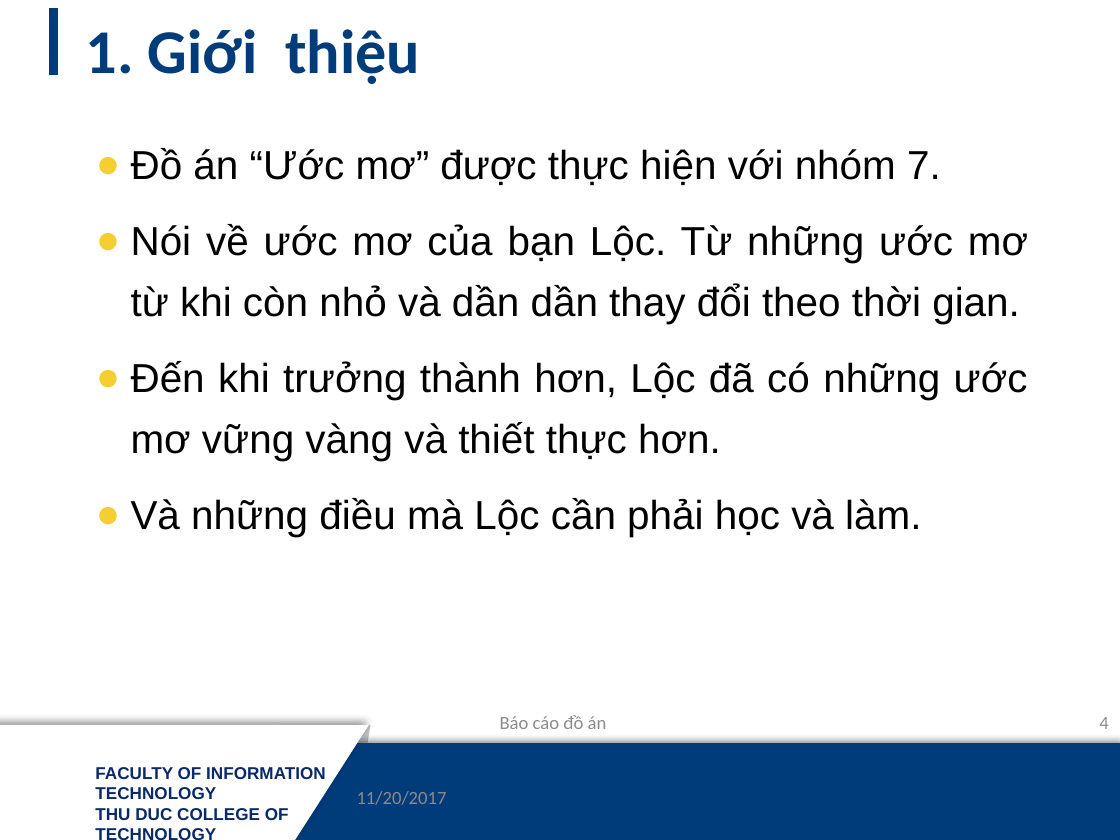
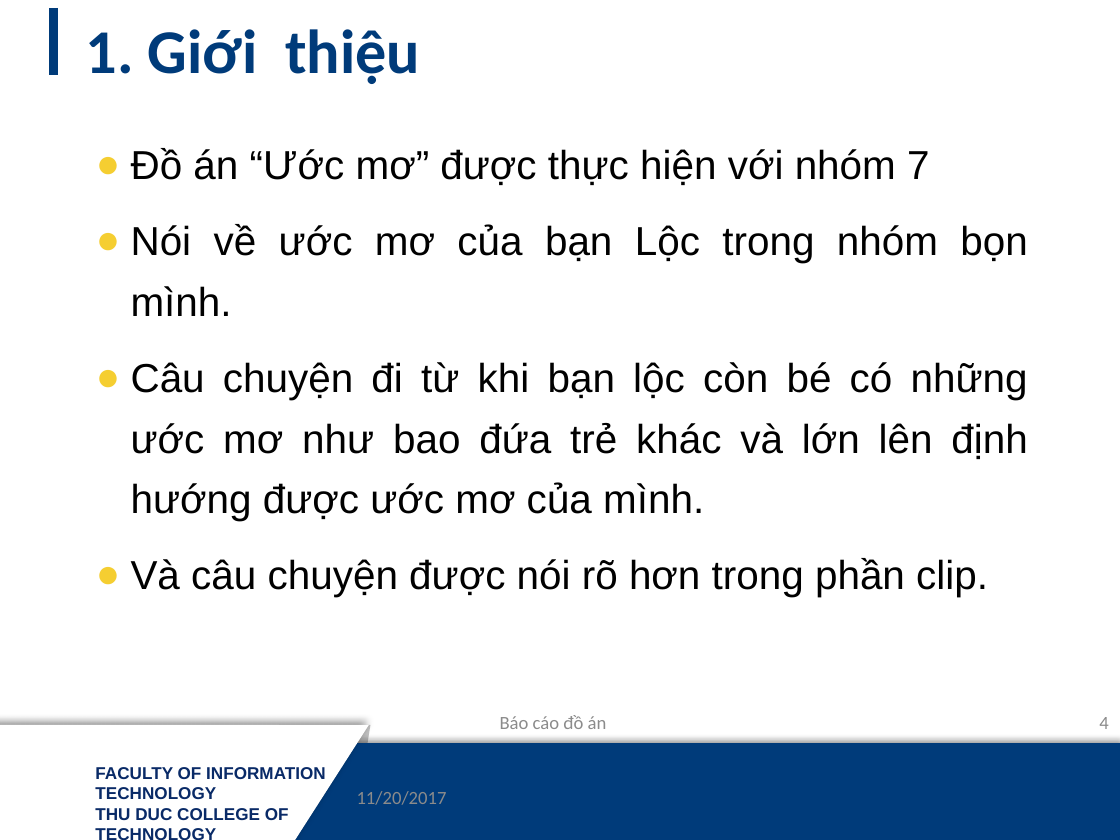
Before and after one commit to mynameissss/NM03_NHOM7, a slide deck: slide 4 of Báo-cáo-đồ-án.pptx. Drawn at 1120x840 pixels with LibreOffice and Linux fonts; fonts in the diff are those of the drawing; background and template pictures are left out. Boxes give left, top, right and bottom in pixels: in the first picture for what was removed or moved away, otherwise in the second. Text is boxed around its words. In the diff, an @@ line names an element or a change of style, - is before the commit and + after.

```diff
--- a/Báo-cáo-đồ-án.pptx
+++ b/Báo-cáo-đồ-án.pptx
@@ text at [131,148,1028,597]: text changed @@
-● Đồ án “Ước mơ” được thực hiện với nhóm 7.
-● Nói về ước mơ của bạn Lộc. Từ những ước mơ từ khi còn nhỏ và dần dần thay đổi theo thời gian.
-● Đến khi trưởng thành hơn, Lộc đã có những ước mơ vững vàng và thiết thực hơn.
-● Và những điều mà Lộc cần phải học và làm.
+● Đồ án “Ước mơ” được thực hiện với nhóm 7
+● Nói về ước mơ của bạn Lộc trong nhóm bọn mình.
+● Câu chuyện đi từ khi bạn lộc còn bé có những ước mơ như bao đứa trẻ khác và lớn lên định hướng được ước mơ của mình.
+● Và câu chuyện được nói rõ hơn trong phần clip.
```
Also in this commit, not shown: 7 other slides changed, 1 slide added, 1 slide removed, 1 other file.
